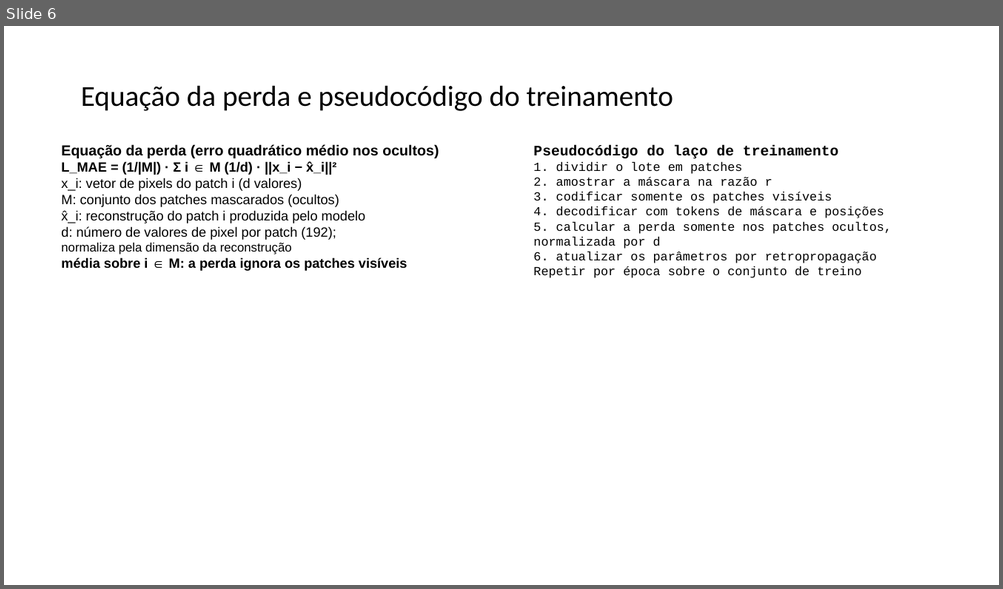
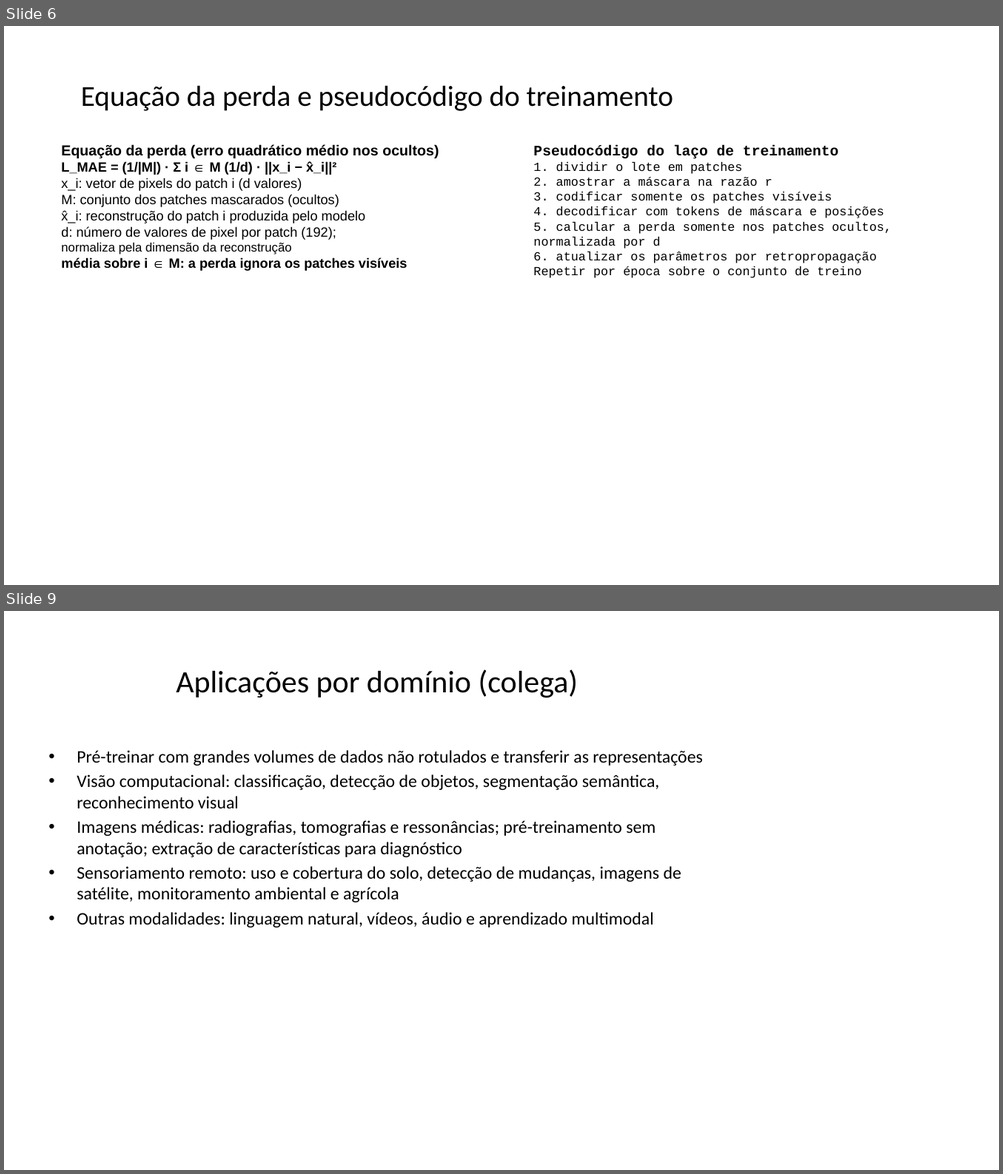
Before and after one commit to frederico-mello/seminario-masked-modeling, a slide deck: slides/seminario_masked_modeling.pptx. Shown one above the other, each under a label of ours: slide 6 before the commit, slides 6 and 9 after it; the slides between them are not shown. The pictures are 1003x589 and 1003x1174 pixels, drawn with LibreOffice and Linux fonts; fonts in the diff are those of the drawing. Boxes give left, top, right and bottom in pixels: in the first picture for what was removed or moved away, otherwise in the second. Text is boxed around its words. In the diff, an @@ line names an element or a change of style, - is before the commit and + after.

Commit message:
feat(mesclar-apresentacoes): apresentação fundida em 12 slides com material do colega e segundo experimento (#4)
Fusão das duas apresentações em 12 slides com abertura da ideia-chave.
Tabela comparativa BERT × MAE × SimMIM, diagrama de 8 etapas,
equação e pseudocódigo do mecanismo masked autoencoding.
Experimento próprio CIFAR-10 com taxas 50 e 75 (semente 42)
e experimento complementar ViT-MAE de 25 a 90 com três imagens
creditadas e MSEs 0,0476 / 0,1403 / 0,3117.
Aplicações por domínio, pos-MAE e downstream, referências
completas e zip de entrega com md5.

```diff
--- a/slides/seminario_masked_modeling.pptx
+++ b/slides/seminario_masked_modeling.pptx
@@ slide 9 added at bbox=[4, 611, 999, 1170], background #FFFFFF @@
@@ title added at bbox=[176, 669, 578, 698], 30 pt, text #000000 @@
+Aplicações por domínio (colega)
@@ text added at bbox=[77, 750, 702, 928], 17 pt, text #000000 @@
+• Pré-treinar com grandes volumes de dados não rotulados e transferir as representações
+• Visão computacional: classificação, detecção de objetos, segmentação semântica, reconhecimento visual
+• Imagens médicas: radiografias, tomografias e ressonâncias; pré-treinamento sem anotação; extração de características para diagnóstico
+• Sensoriamento remoto: uso e cobertura do solo, detecção de mudanças, imagens de satélite, monitoramento ambiental e agrícola
+• Outras modalidades: linguagem natural, vídeos, áudio e aprendizado multimodal
```
Also in this commit, not shown: 3 slides changed, 4 other slides added, 5 slides removed, 14 other files.
